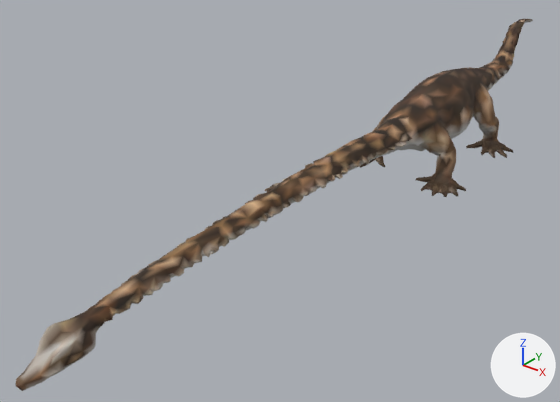
The glTF model public/assets/triassic/creatures/tanystropheus.lod1.glb: old version first, new version second.
The view is the same before and after, from a camera (50 mm lens) standing at (2.541, -3.958, 1.877) and looking at (-0.282, -0.43, -0.31). Arrows for +X, +Y and +Z are at lower right; the lights stay in place. The picture after the commit comes second. Vertices at exactly the same position are counted once.

The first picture shows 'Tanystropheus procedural volume puppet' and 1 more.
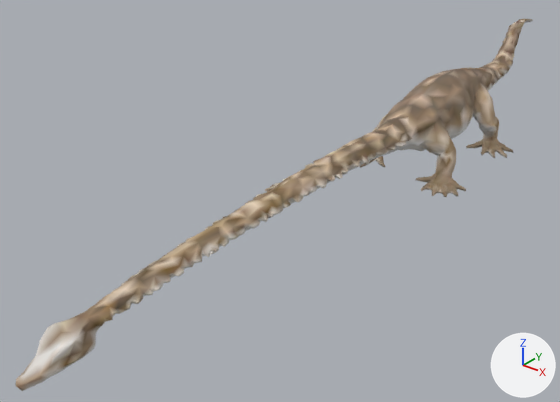
Boxes [x1, y1, x2, y2] around the edits, measured in the pictures (560 x 402 px; the box of a moved part takes in the faces that stretch with it):
part 1 of me_tripo_mesh_aa7cb744_2664_426b_9e1e_a21ff6e96ec8_001, moved or reshaped
    before: [16, 334, 96, 386]
    after: [16, 330, 98, 384]
part 2 of me_tripo_mesh_aa7cb744_2664_426b_9e1e_a21ff6e96ec8_001, recoloured
    both: [18, 19, 533, 381]

Patch to the scene script:
```diff
--- a/public/assets/triassic/creatures/tanystropheus.lod1.glb.py
+++ b/public/assets/triassic/creatures/tanystropheus.lod1.glb.py
@@ me_tripo_mesh_aa7cb744_2664_426b_9e1e_a21ff6e96ec8_001 @@
 # used by ob_tanystropheus_procedural_volume_puppet; location = (0.0, 0.0, 0.0)
-me_tripo_mesh_aa7cb744_2664_426b_9e1e_a21ff6e96ec8_001.from_pydata(...)  # 3448 vertices, 6843 faces; spans x -0.5..0.52, y -2.58..2.58, z -0.4..0.41
+me_tripo_mesh_aa7cb744_2664_426b_9e1e_a21ff6e96ec8_001.from_pydata(...)  # 3433 vertices, 6812 faces; spans x -0.5..0.52, y -2.57..2.58, z -0.4..0.41
+# me_tripo_mesh_aa7cb744_2664_426b_9e1e_a21ff6e96ec8_001 part 1: 11 vertices moved from x -0.12..0.09, y -2.49..-2.22, z -0.29..-0.24 to x -0.13..0.1, y -2.49..-2.22, z -0.29..-0.23; 52 vertices removed from x -0.11..0.09, y -2.58..-2.12, z -0.3..-0.21; 37 vertices added at x -0.12..0.1, y -2.57..-2.13, z -0.29..-0.21
+# me_tripo_mesh_aa7cb744_2664_426b_9e1e_a21ff6e96ec8_001 part 2: 6706 kept faces spanning x -0.5..0.52, y -2.56..2.58, z -0.4..0.41 get new vertex colours
 me_tripo_mesh_aa7cb744_2664_426b_9e1e_a21ff6e96ec8_001.materials.append(mat_tanystropheus_puppet_body)
```
